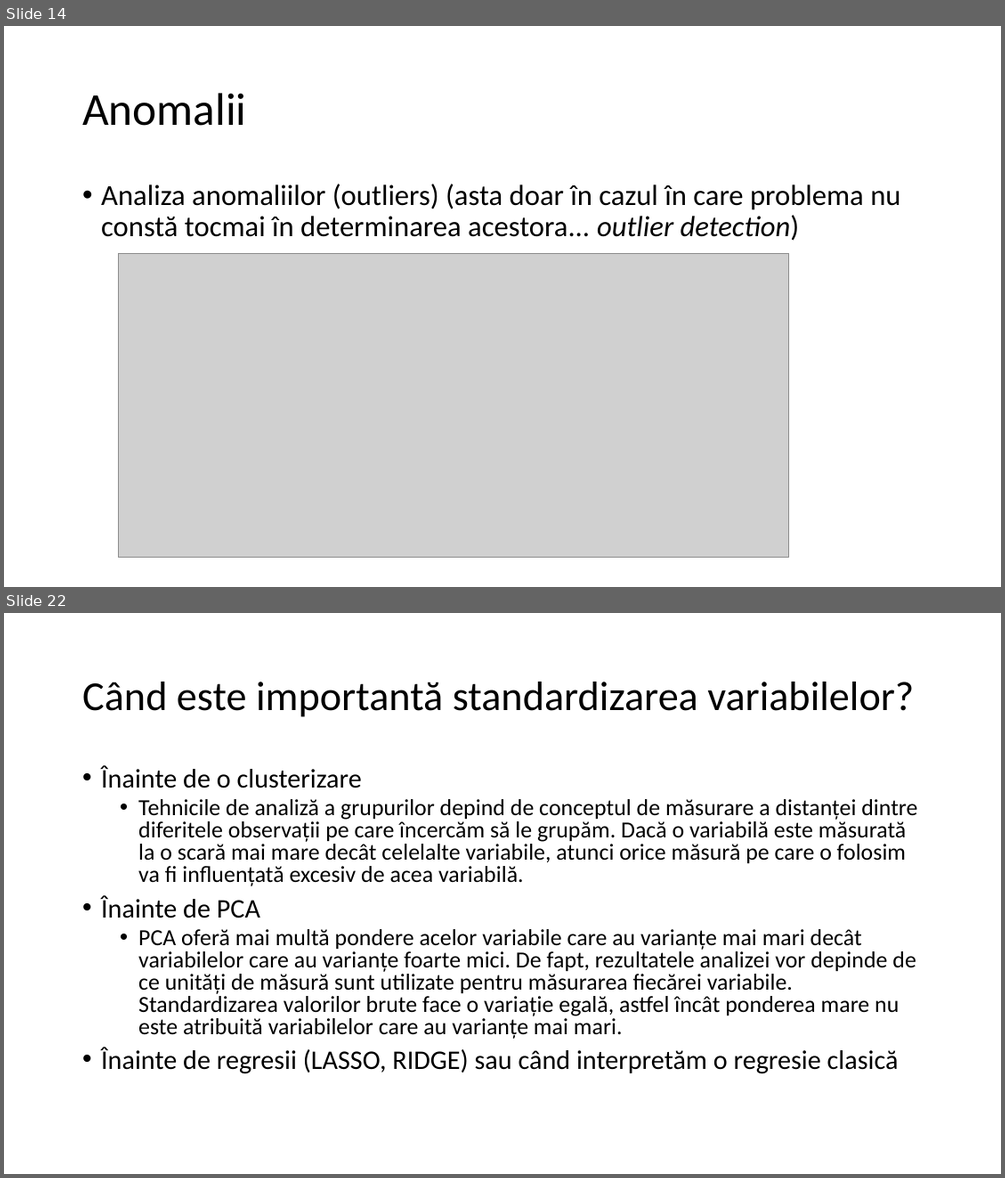
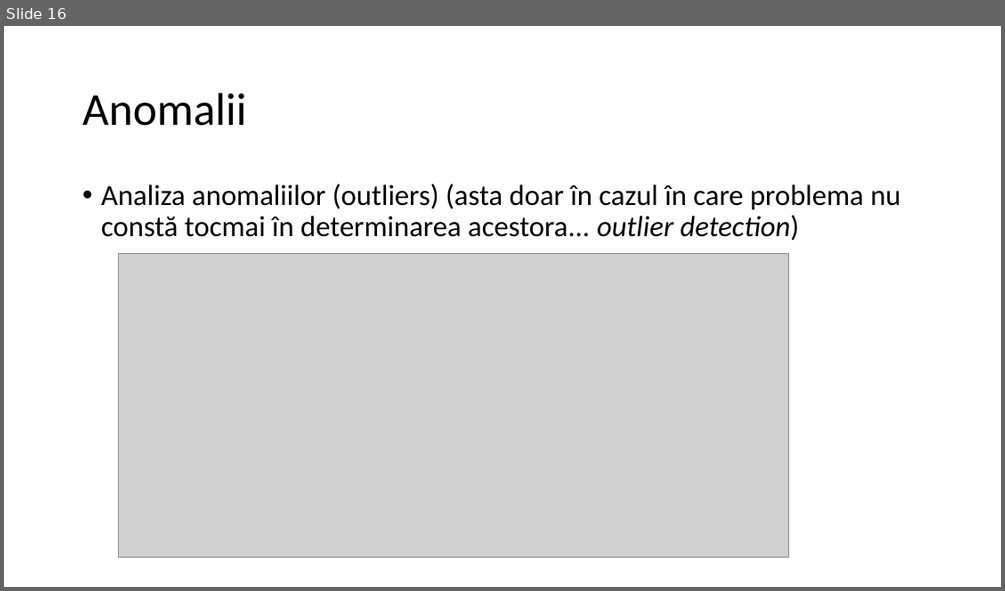
Before and after one commit to sbildea/SEED, a slide deck: cursuri/02-explorare-vizualizare/curs-02-analiza-exploratorie.pptx. Shown one above the other, each under a label of ours: slides 14 and 22 before the commit, slide 16 after it; the slides between them are not shown. The pictures are 1005x1178 and 1005x591 pixels, drawn with LibreOffice and Linux fonts; fonts in the diff are those of the drawing; grey boxes stand for pictures; background and template pictures are left out. Boxes give left, top, right and bottom in pixels: in the first picture for what was removed or moved away, otherwise in the second. Text is boxed around its words. In the diff, an @@ line names an element or a change of style, - is before the commit and + after.

```diff
--- a/cursuri/02-explorare-vizualizare/curs-02-analiza-exploratorie.pptx
+++ b/cursuri/02-explorare-vizualizare/curs-02-analiza-exploratorie.pptx
@@ slide 22 removed at [4, 613, 1001, 1174], background #FFFFFF @@
@@ title removed at [82, 682, 914, 717] @@
-Când este importantă standardizarea variabilelor?
@@ text removed at [101, 765, 917, 1074] @@
-• Înainte de o clusterizare
-  • Tehnicile de analiză a grupurilor depind de conceptul de măsurare a distanței dintre diferitele observații pe care încercăm să le grupăm. Dacă o variabilă este măsurată la o scară mai mare decât celelalte variabile, atunci orice măsură pe care o folosim va fi influențată excesiv de acea variabilă.
-• Înainte de PCA
-  • PCA oferă mai multă pondere acelor variabile care au varianțe mai mari decât variabilelor care au varianțe foarte mici. De fapt, rezultatele analizei vor depinde de ce unități de măsură sunt utilizate pentru măsurarea fiecărei variabile. Standardizarea valorilor brute face o variație egală, astfel încât ponderea mare nu este atribuită variabilelor care au varianțe mai mari.
-• Înainte de regresii (LASSO, RIDGE) sau când interpretăm o regresie clasică
@@ what was slide 14 is now slide 16 @@
```
Also in this commit, not shown: 2 slides changed, 1 slide added, 13 other slides removed, 48 other files.
